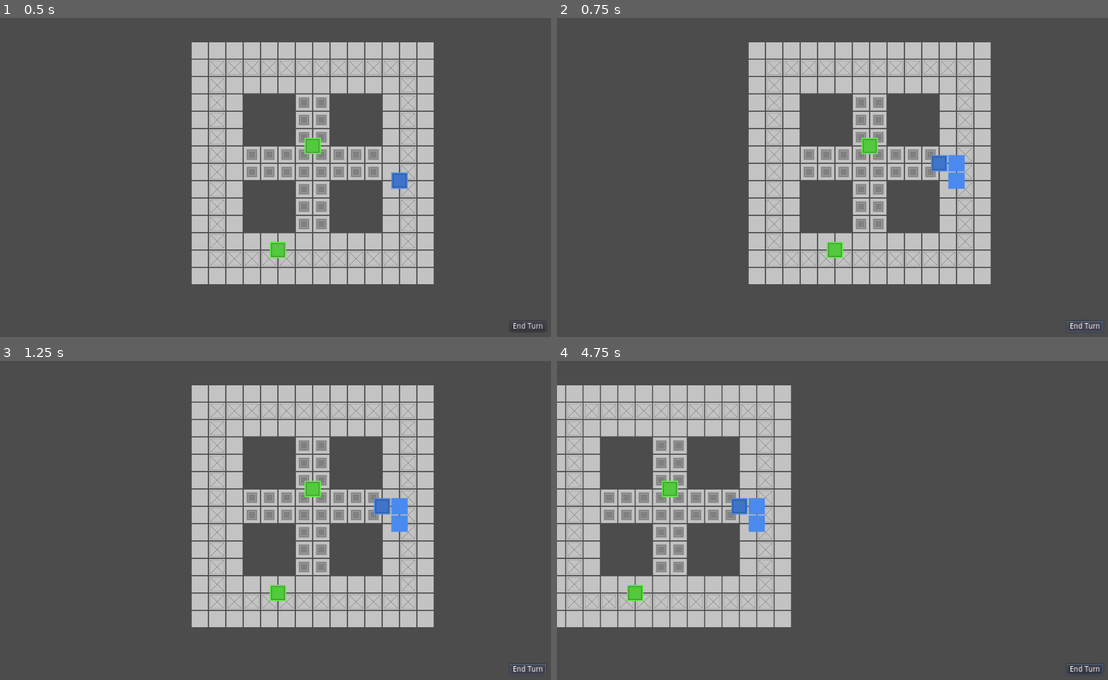
Above: before the commit, frames 1-4 (two rows, left to right).
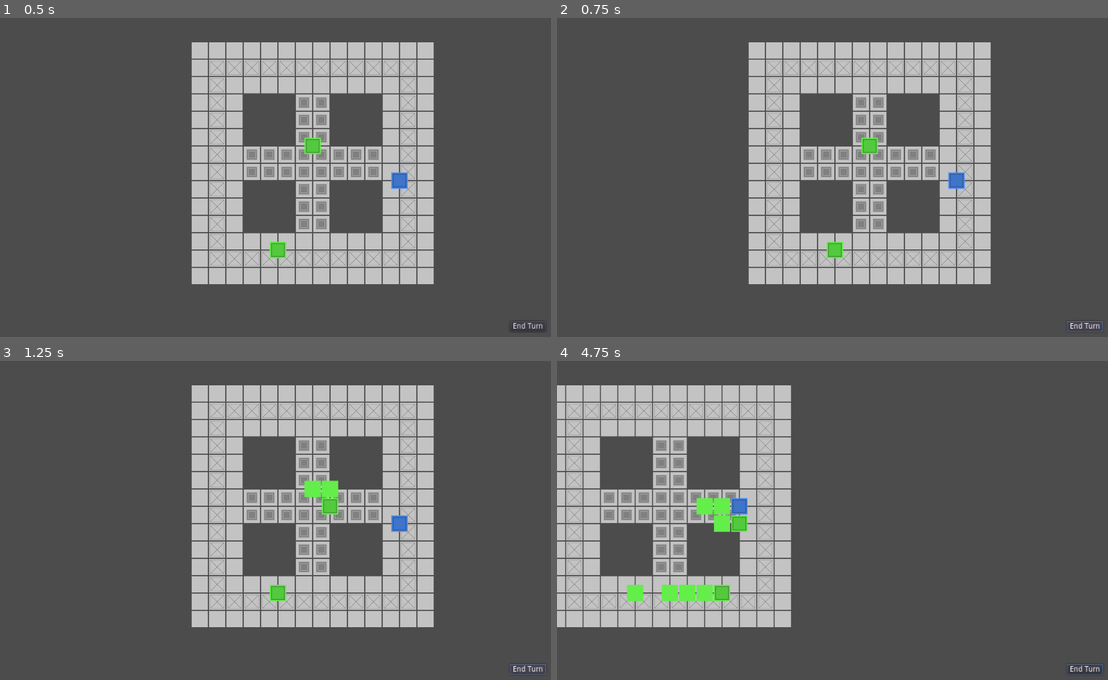
Above: after the commit, the same moments.

Repository: Henelik/HackGame
Game: Godot game, scene res://test.tscn
Two runs of this game, one before a commit and one after it. Both use one fixed random seed, a clock stepped at 60 frames per second and the inputs below.
Inputs (mouse positions are in pixels of both pictures, inside the frame that each line leads up to):
- Up to frame 1 (0.5 s): no input
- Up to frame 2 (0.75 s): click "End Turn" at 0.5 s
- Up to frame 3 (1.25 s): no input
- Up to frame 4 (4.75 s): move the mouse to (871, 488) at 1.27 s; hold Right (ui_right) 1.28-2.03 s; click (871, 488) at 1.42 s; move the mouse to (700, 593) at 2.02 s; hold Down (ui_down) 2.03-2.78 s; click (700, 593) at 2.17 s; move the mouse to (793, 370) at 2.77 s; hold Right (ui_right) 2.78-3.53 s; click (793, 370) at 2.92 s; move the mouse to (804, 587) at 3.52 s; hold Up (ui_up) 3.53-4.28 s; click (804, 587) at 3.67 s; move the mouse to (1003, 571) at 4.27 s; hold Left (ui_left) from 4.28 s (still down)

Frame 1 is identical in both runs. In frame 2, 0.4% of the frame differs, in the area x 67-75%, y 42-54%; in frame 3, 0.9%; in frame 4, 1.8%, in the area x 12-38%, y 37-76%.

Commit message:
Added sounds and action delays

Diff:
--- a/Databattle/Abilities/AttackAbility.tscn
+++ b/Databattle/Abilities/AttackAbility.tscn
@@ -1,8 +1,13 @@
-[gd_scene load_steps=2 format=2]
+[gd_scene load_steps=3 format=2]
 
 [ext_resource path="res://Scripts/Abilities/AttackAbility.gd" type="Script" id=1]
+[ext_resource path="res://Sounds/Attack 1.wav" type="AudioStream" id=2]
 
 [node name="AttackAbility" type="Node2D"]
 script = ExtResource( 1 )
 abilityName = "Attack"
 gizmoColor = Color( 0.92549, 0.470588, 0.470588, 0.682353 )
+
+[node name="AttackSound" type="AudioStreamPlayer" parent="."]
+stream = ExtResource( 2 )
+volume_db = -4.303
--- a/Databattle/ProgramHead.tscn
+++ b/Databattle/ProgramHead.tscn
@@ -1,7 +1,8 @@
-[gd_scene load_steps=4 format=2]
+[gd_scene load_steps=5 format=2]
 
 [ext_resource path="res://Scripts/ProgramHead.gd" type="Script" id=1]
 [ext_resource path="res://testGrid.png" type="Texture" id=2]
+[ext_resource path="res://Sounds/Move.wav" type="AudioStream" id=3]
 
 [sub_resource type="RectangleShape2D" id=1]
 
@@ -22,3 +23,11 @@
 visible = false
 scale = Vector2( 1.5, 1.5 )
 shape = SubResource( 1 )
+
+[node name="moveSoundPlayer" type="AudioStreamPlayer" parent="."]
+stream = ExtResource( 3 )
+volume_db = -5.6
+
+[node name="Timer" type="Timer" parent="."]
+wait_time = 3.0
+one_shot = true
--- a/Scripts/Abilities/AttackAbility.gd
+++ b/Scripts/Abilities/AttackAbility.gd
@@ -2,12 +2,11 @@
 
 export(int) var damage = 1
 
-func _ready():
-	pass
-
 func fireProgram(target):
 	target.damage(damage)
+	get_node("AttackSound").play()
 	_postFire()
 
 func fireTile(tile: Vector2):
-	pass
+	get_node("AttackSound").play()
+	_postFire()
--- a/Scripts/cameraController.gd
+++ b/Scripts/cameraController.gd
@@ -9,6 +9,7 @@
 var selectedAbility
 var progs = []
 var bMap
+var programMoving = false
 
 # Called when the node enters the scene tree for the first time.
 func _ready():
@@ -44,6 +45,7 @@
 		p.newTurn()
 	print("It is now player " + str(currentPlayer) + "'s turn.")
 	if playerTypes[currentPlayer] == 1:
+		yield(get_tree().create_timer(.5),"timeout")
 		_AITurn()
 
 func selectProgram(prog):
@@ -93,8 +95,11 @@
 				for t in o.tailSectors:
 					targets.append(Vector2(t.tileX, t.tileY)) # and tails
 		bMap._updateMoveMap(p)
-		p.movePath(bMap.findPathGroup(Vector2(p.tileX, p.tileY), targets, 1))
+		var path = bMap.findPathGroup(Vector2(p.tileX, p.tileY), targets, 1)
+		if path != null:
+			yield(p.movePath(path), "completed")
 		if not p.abilities.empty():
+			yield(get_tree().create_timer(.25),"timeout")
 			var t = bMap.findInRange(Vector2(p.tileX, p.tileY), targets, p.abilities[0].maxRange)
 			if t != null:
 				p.abilities[0].gizmoCallback(t.x, t.y)
--- a/Scripts/programHead.gd
+++ b/Scripts/programHead.gd
@@ -20,6 +20,7 @@
 var tailScn = load("res://Databattle/TailSector.tscn")
 var abilities = []
 var turnEnded = false # true if this program has ended its turn
+onready var cam = get_node("/root/Battle/CamControl")
 
 # Called when the node enters the scene tree for the first time.
 func _ready():
@@ -40,7 +41,7 @@
 	and event.button_index == BUTTON_LEFT\
 	and event.pressed:
 		print("Clicked " + progName)
-		get_node("../CamControl").selectProgram(self)
+		cam.selectProgram(self)
 
 func _select():
 	print("Selecting " + progName)
@@ -70,8 +71,10 @@
 						get_node("/root").add_child(moveGizmos[-1])
 
 func _hideMoveGizmos():
+	print("hiding gizmos")
 	for g in moveGizmos:
 		g.queue_free()
+		get_node("/root").remove_child(g)
 	moveGizmos = []
 
 func _addTailSector(x, y):
@@ -93,6 +96,7 @@
 
 func move(x, y):
 	print("Moving " + progName + " to " + str([x, y]))
+	get_node("moveSoundPlayer").play()
 	for t in tailSectors:
 		if x == t.tileX and y == t.tileY:
 			t.queue_free()
@@ -112,21 +116,26 @@
 
 func gizmoCallback(x, y):
 	_hideMoveGizmos()
-	if get_node("/root/Battle/CamControl").currentPlayerType() == 0:
-		multiMove(x, y)
-	if movesLeft != 0:
+	if cam.currentPlayerType() == 0:
+		yield(multiMove(x, y), "completed")
+	if movesLeft > 0:
 		_showMoveGizmos()
 
 func multiMove(x, y):
 	var path = get_node(levelRef).findPath(Vector2(tileX, tileY), Vector2(x, y))
-	for p in path:
-		move(p.x, p.y)
+	if path != null:
+		for p in path:
+			if movesLeft <= 0:
+				return
+			yield(get_tree().create_timer(.25),"timeout")
+			move(p.x, p.y)
 
 func movePath(path):
 	if path != null:
 		for p in path:
 			if movesLeft <= 0:
 				return
+			yield(get_tree().create_timer(.25),"timeout")
 			move(p.x, p.y)
 
 func newTurn(): # reset moves and ap
@@ -143,7 +152,6 @@
 		tailSectors.pop_back()
 
 func _die():
-	var cam = get_node("/root/Battle/CamControl")
 	if cam.selectedProgram == self:
 		cam.deselectProgram()
 	cam.progs[owningPlayerId].erase(self)
--- a/test.tscn
+++ b/test.tscn
@@ -7,6 +7,7 @@
 [node name="Battle" type="Node2D"]
 
 [node name="CamControl" parent="." instance=ExtResource( 1 )]
+playerTypes = [ 1, 1 ]
 
 [node name="ProgramHead" parent="." groups=[
 "Programs",
Not shown, added: Sounds/Attack 1.wav.import
Not shown, added: Sounds/Attack 2.wav.import
Not shown, added: Sounds/Death.wav.import
Not shown, added: Sounds/Move.wav.import
Not shown, added: Sounds/Select.wav.import
Not shown, added: Sounds/Upgrade.wav.import
Not shown, added: Sounds/Attack 1.wav
Not shown, added: Sounds/Attack 2.wav
Not shown, added: Sounds/Death.wav
Not shown, added: Sounds/Move.wav
Not shown, added: Sounds/Select.wav
Not shown, added: Sounds/Upgrade.wav
